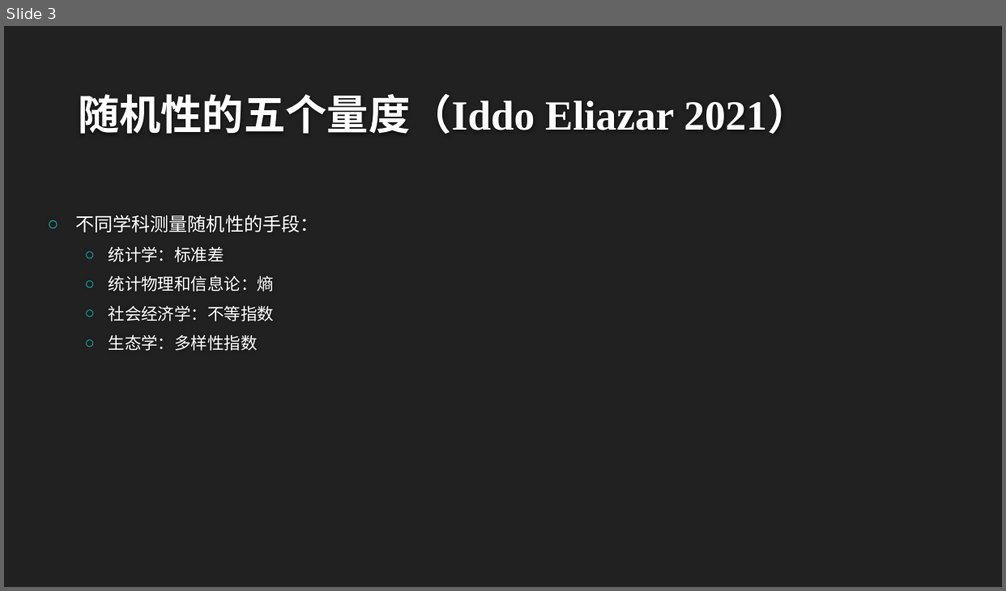
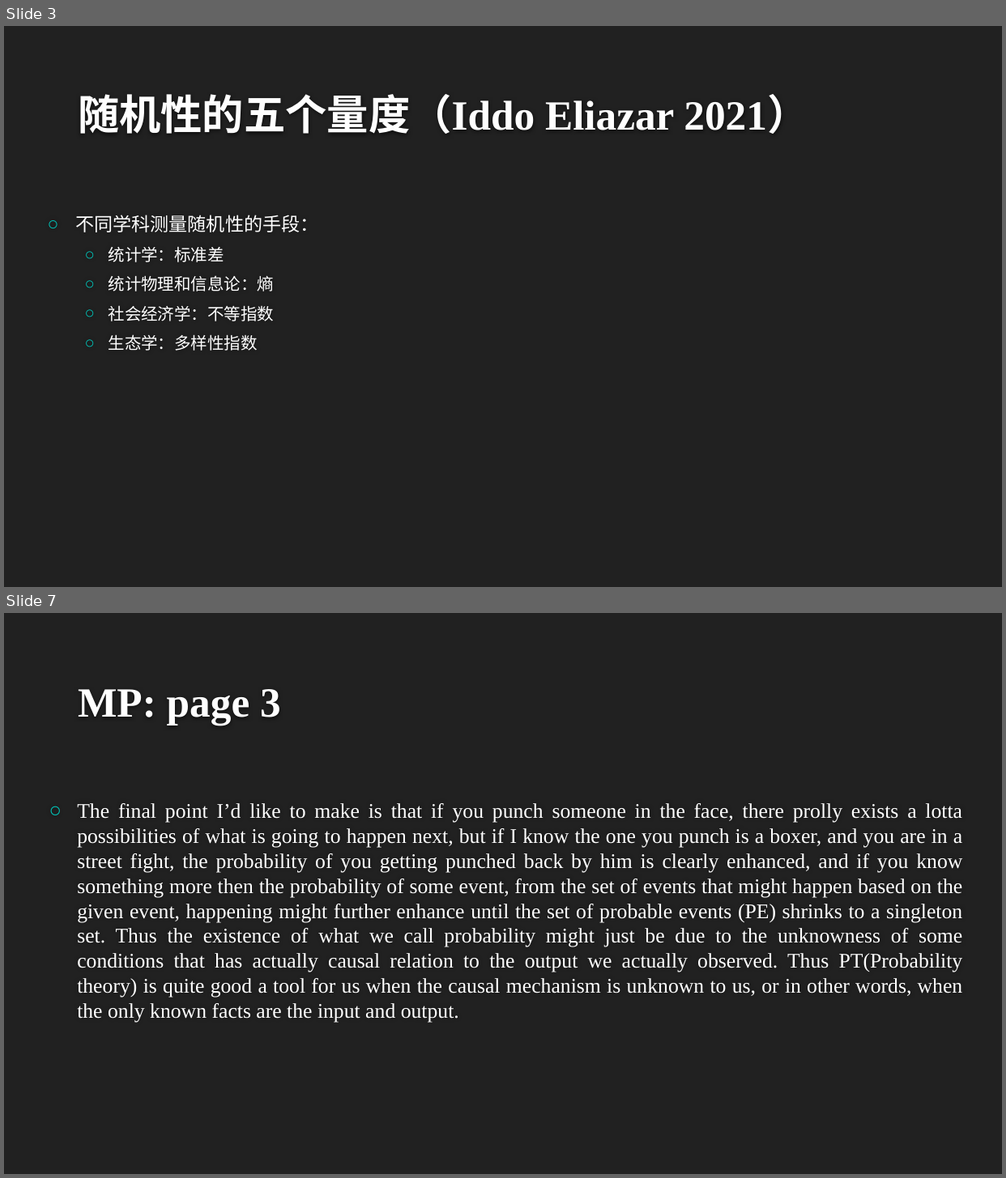
Before and after one commit to HGMT96/my-materials, a slide deck: 概率论/随机性的五个量度.pptx. Shown one above the other, each under a label of ours: slide 3 before the commit, slides 3 and 7 after it; the slides between them are not shown. The pictures are 1006x591 and 1006x1178 pixels, drawn with LibreOffice and Linux fonts; fonts in the diff are those of the drawing; background and template pictures are left out. Boxes give left, top, right and bottom in pixels: in the first picture for what was removed or moved away, otherwise in the second. Text is boxed around its words. In the diff, an @@ line names an element or a change of style, - is before the commit and + after.

```diff
--- a/概率论/随机性的五个量度.pptx
+++ b/概率论/随机性的五个量度.pptx
@@ slide 7 added at bbox=[4, 613, 1002, 1174], background #212121 @@
@@ title added at bbox=[78, 689, 281, 726], 40 pt, text #FEFEFE, bold @@
+MP: page 3
@@ text added at bbox=[77, 803, 963, 1022], 20 pt, text #FFFFFF @@
+○ The final point I’d like to make is that if you punch someone in the face, there prolly exists a lotta possibilities of what is going to happen next, but if I know the one you punch is a boxer, and you are in a street fight, the probability of you getting punched back by him is clearly enhanced, and if you know something more then the probability of some event, from the set of events that might happen based on the given event, happening might further enhance until the set of probable events (PE) shrinks to a singleton set. Thus the existence of what we call probability might just be due to the unknowness of some conditions that has actually causal relation to the output we actually observed. Thus PT(Probability theory) is quite good a tool for us when the causal mechanism is unknown to us, or in other words, when the only known facts are the input and output.
```
Also in this commit, not shown: 1 slide changed, 2 other slides added, 1 other file.
